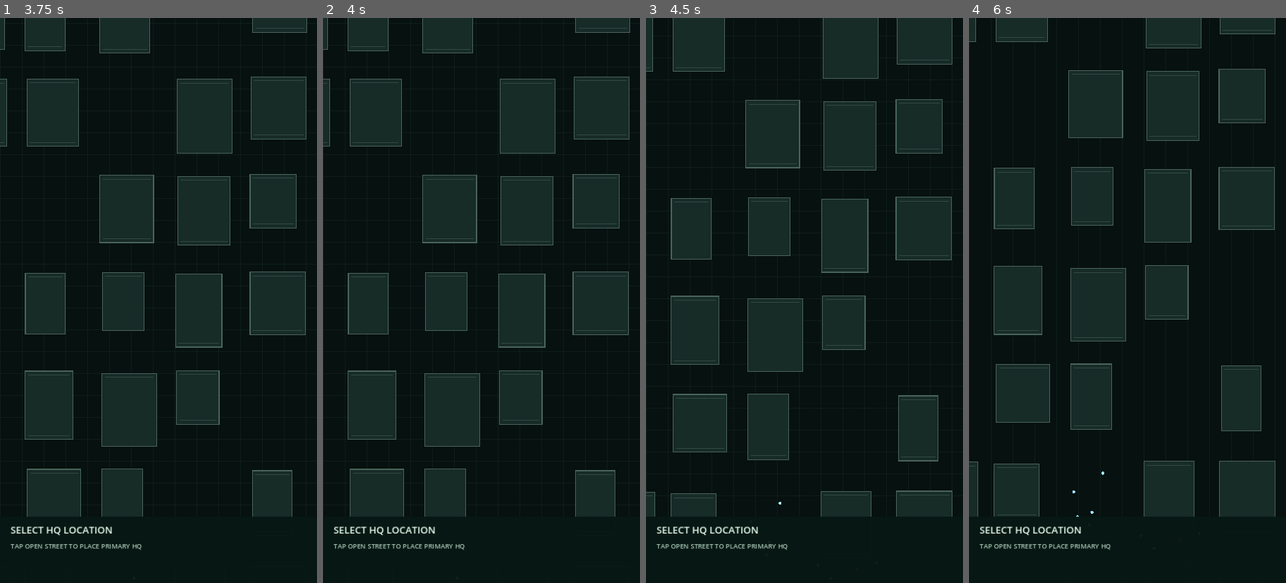
Above: before the commit, frames 1-4 (left to right).
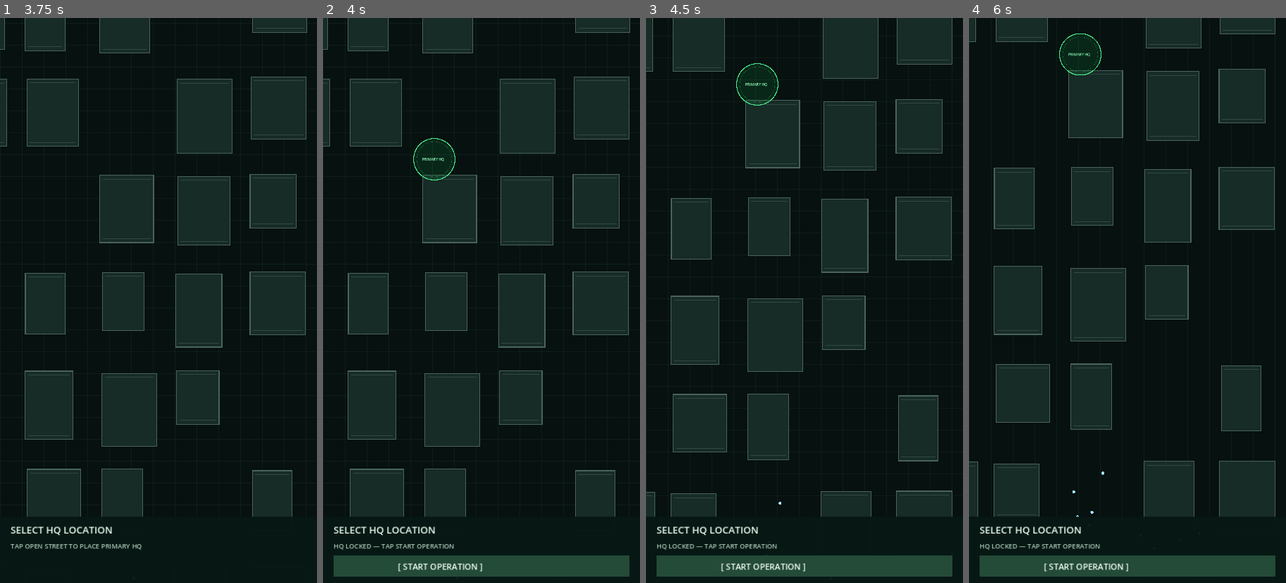
Above: after the commit, the same moments.

Repository: ninjun42215-gif/Containment-Protocol
Game: Godot game, scene res://main.tscn
Two runs of this game, one before a commit and one after it. Both use one fixed random seed, a clock stepped at 60 frames per second and the inputs below.
Inputs (mouse positions are in pixels of both pictures, inside the frame that each line leads up to):
- Up to frame 1 (3.75 s): tap Enter at 0.5, 2, 3.5 s; move the mouse to (142, 413) at 0.52 s; click (142, 413) at 0.67 s; tap Space at 1.25, 2.75 s; drag from (253, 385) to (142, 413) at 1.27 s; move the mouse to (63, 215) at 2.02 s; click (63, 215) at 2.17 s; drag from (174, 300) to (63, 215) at 2.77 s; move the mouse to (110, 159) at 3.52 s; click (110, 159) at 3.67 s
- Up to frame 2 (4 s): no input
- Up to frame 3 (4.5 s): tap Space at 4.25 s; drag from (874, 272) to (756, 159) at 4.27 s
- Up to frame 4 (6 s): move the mouse to (1064, 328) at 5.02 s; click (1064, 328) at 5.17 s; drag from (1159, 176) to (1064, 328) at 5.77 s

Frame 1 is identical in both runs. In frame 2, 3.9% of the frame differs, in the area x 3-97%, y 21-99%; in frame 3, 3.9%; in frame 4, 3.9%.

Commit message:
Refine HQ street placement and night vision display

Diff:
--- a/main.gd
+++ b/main.gd
@@ -810,7 +810,7 @@
 		if pos.y >= viewport_size.y - 150.0:
 			return
 		var hq_world: Vector2 = _screen_to_world(pos)
-		if _is_open_world_position(hq_world, 95.0):
+		if _is_open_world_position(hq_world, 32.0):
 			primary_hq_position = hq_world
 			evacuation_zones.clear()
 			evacuation_zones.append(hq_world)
@@ -1273,7 +1273,7 @@
 		var sniper: bool = unit["kind"] == "sniper"
 		var tint := Color("#6bdc9a") if not sniper else Color("#8ab6ff")
 		draw_rect(Rect2(p - Vector2(9, 9), Vector2(18, 18)), tint)
-		draw_arc(p, 390.0 if sniper else 205.0, 0.0, TAU, 48, Color(tint.r, tint.g, tint.b, 0.10), 1.0)
+		draw_arc(p, (390.0 if sniper else 205.0) * _night_vision_multiplier(), 0.0, TAU, 48, Color(tint.r, tint.g, tint.b, 0.10), 1.0)
 		if unit_index == selected_unit_index:
 			draw_arc(p, 24.0, 0.0, TAU, 32, Color("#fff28a"), 3.0)
 	for tracer in bullet_tracers:
